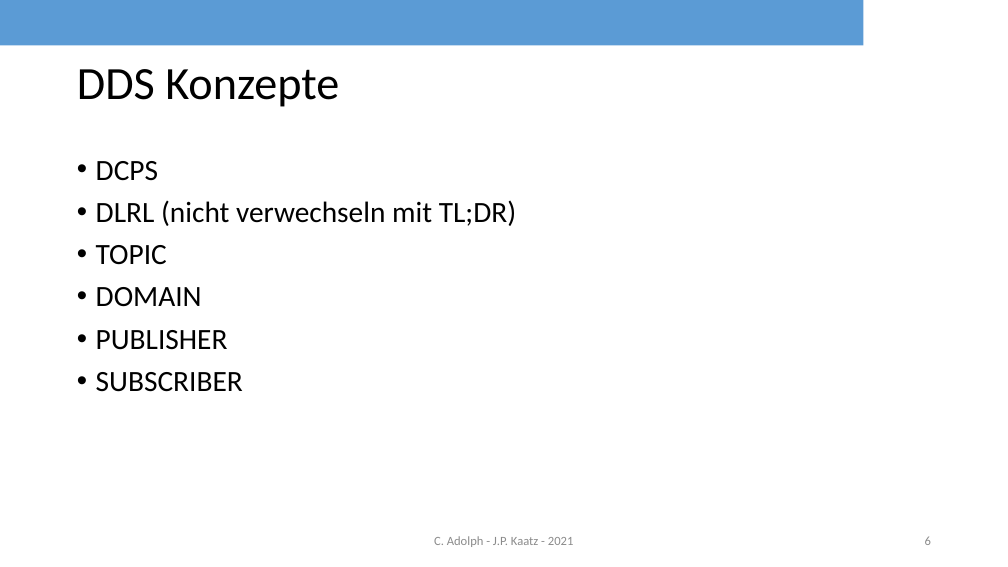
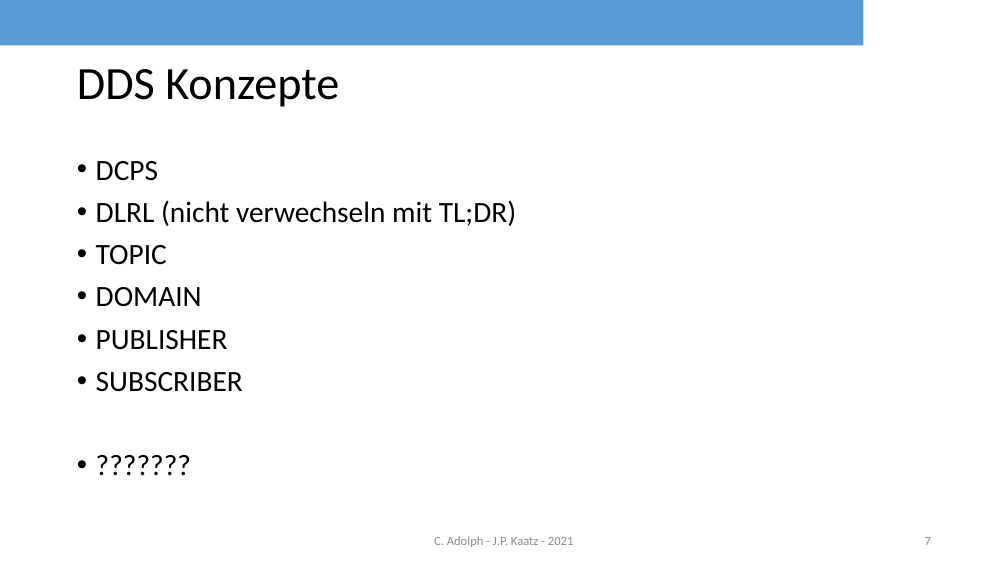
Before and after one commit to rocko/sisidm_sose2021, a slide deck: slide 7 of DDS_share.pptx (slide 6 before the commit). Drawn at 1008x567 pixels with LibreOffice and Linux fonts; fonts in the diff are those of the drawing; background and template pictures are left out. Boxes give left, top, right and bottom in pixels: in the first picture for what was removed or moved away, otherwise in the second. Text is boxed around its words. In the diff, an @@ line names an element or a change of style, - is before the commit and + after.

```diff
--- a/DDS_share.pptx
+++ b/DDS_share.pptx
@@ text at (96, 161, 516, 392): paragraph added @@
+• ???????
@@ page number at (925, 537, 931, 545): text changed @@
-6
+7
```
Also in this commit, not shown: 6 other slides changed, 3 slides removed.
